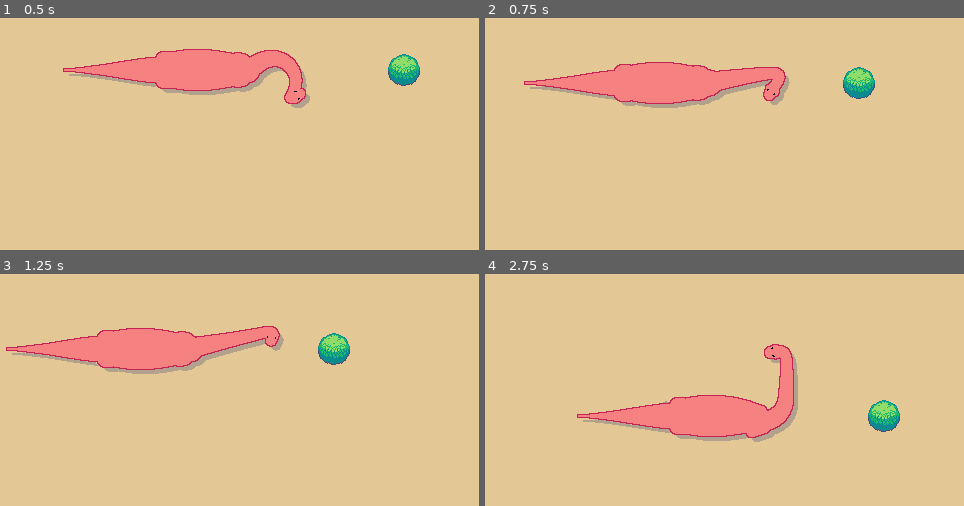
Above: before the commit, frames 1-4 (two rows, left to right).
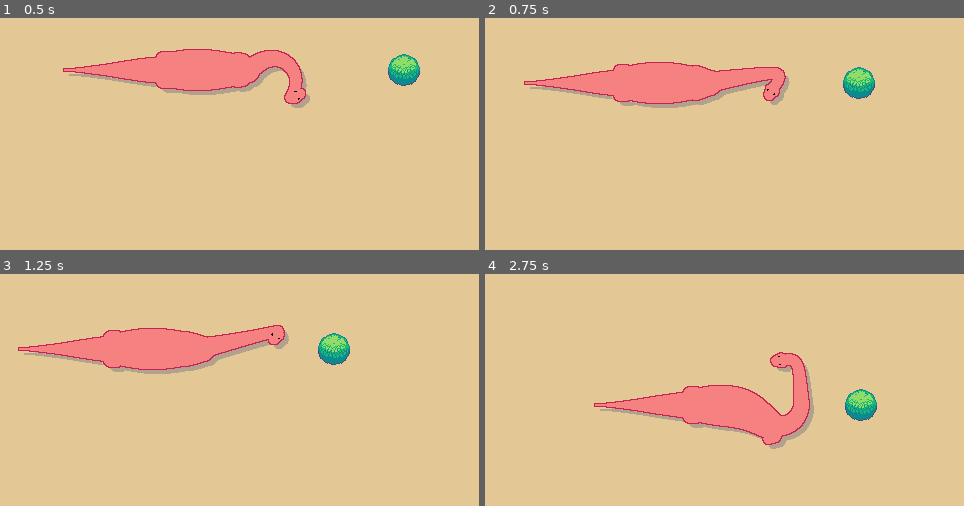
Above: after the commit, the same moments.

Repository: jentaruno/menchie
Game: Godot game, scene res://scenes/main.tscn
Same seed, same stepped clock (60 frames per second), same inputs: the game is played once before the commit and once after it.
Inputs (mouse positions are in pixels of both pictures, inside the frame that each line leads up to):
- Up to frame 1 (0.5 s): no input
- Up to frame 2 (0.75 s): move the mouse to (872, 52) at 0.52 s; hold Right (move_right) from 0.53 s (still down); click (872, 52) at 0.67 s
- Up to frame 3 (1.25 s): keep holding Right (move_right)
- Up to frame 4 (2.75 s): move the mouse to (604, 343) at 1.27 s; release Right (move_right) at 1.28 s; hold Down (move_down) 1.28-2.03 s; move the mouse to (outside the picture) at 2.02 s; hold Right (move_right) from 2.03 s (still down)

Frame 1 is identical in both runs. In frame 2, less than 0.1% of the frame differs, in the area x 26-48%, y 19-38%; in frame 3, 2.0%; in frame 4, 7.9%, in the area x 19-87%, y 30-76%.

Commit message:
walk faster

Diff:
--- a/player/body_parts/dino_legs.gd
+++ b/player/body_parts/dino_legs.gd
@@ -1,7 +1,7 @@
 class_name DinoLegs extends Node2D
 
 ## Rate at which legs follow the body's position. 1 = fully following, 0 = not following at all
-@export var body_follow_rate: float = 0.15
+@export var body_follow_rate: float = 0.08
 
 @onready var hind_legs = %HindLegsCenter
 @onready var legs: Array[DinoLeg] = [
--- a/player/growth/growth_config.tres
+++ b/player/growth/growth_config.tres
@@ -23,8 +23,8 @@
 point_count = 2
 
 [sub_resource type="Curve" id="Curve_7ytui"]
-_limits = [30.0, 520.0, 0.0, 1.0]
-_data = [Vector2(0, 30), 0.0, 686.0, 0, 0, Vector2(1, 520), 0.0, 0.0, 0, 0]
+_limits = [80.0, 520.0, 0.0, 1.0]
+_data = [Vector2(0, 80), 0.0, 686.0, 0, 0, Vector2(1, 520), 0.0, 0.0, 0, 0]
 point_count = 2
 
 [sub_resource type="Curve" id="Curve_bpwy4"]
@@ -33,8 +33,8 @@
 point_count = 2
 
 [sub_resource type="Curve" id="Curve_21uak"]
-_limits = [3.0, 52.0, 0.0, 1.0]
-_data = [Vector2(0, 3), 0.0, 119.32366, 0, 0, Vector2(1, 52), 0.0, 0.0, 0, 0]
+_limits = [5.0, 52.0, 0.0, 1.0]
+_data = [Vector2(0, 8), 0.0, 119.32366, 0, 0, Vector2(1, 52), 0.0, 0.0, 0, 0]
 point_count = 2
 
 [sub_resource type="Curve" id="Curve_chjwv"]
